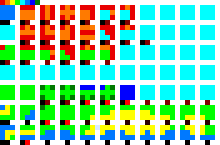
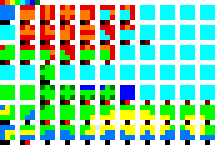
Revision of a layered 220px x 145px image; what changed, layer by layer:
painted on "tiles.png" over left=40, top=65, right=55, bottom=85
